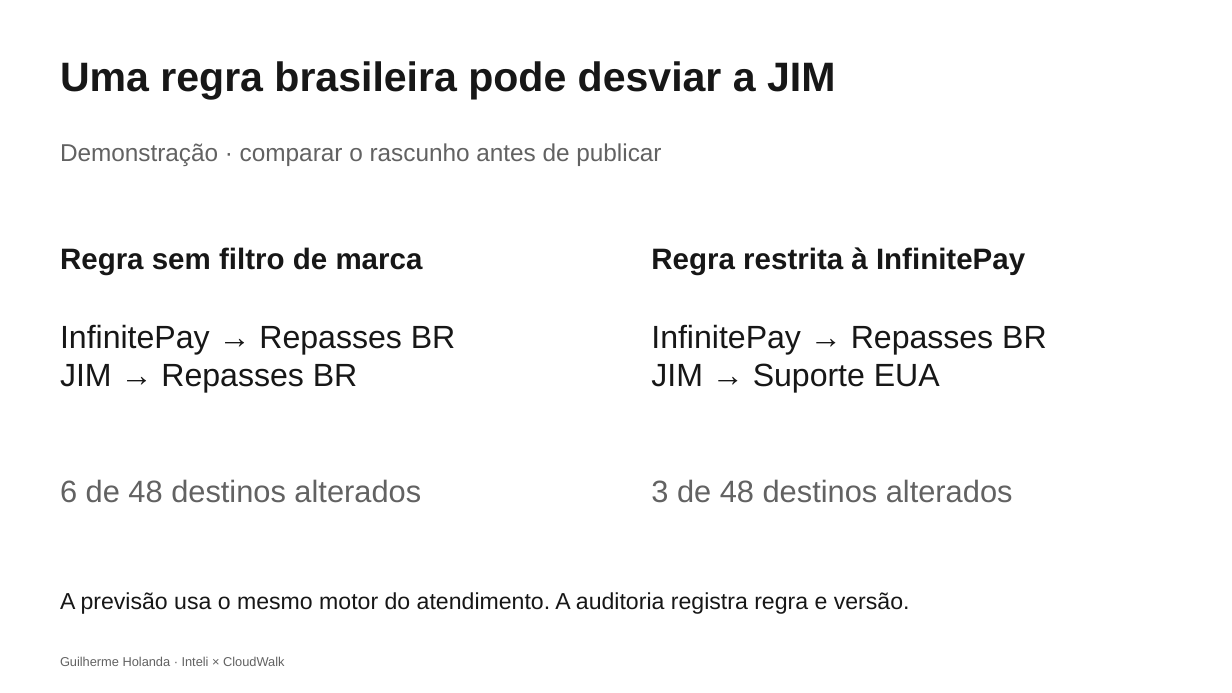
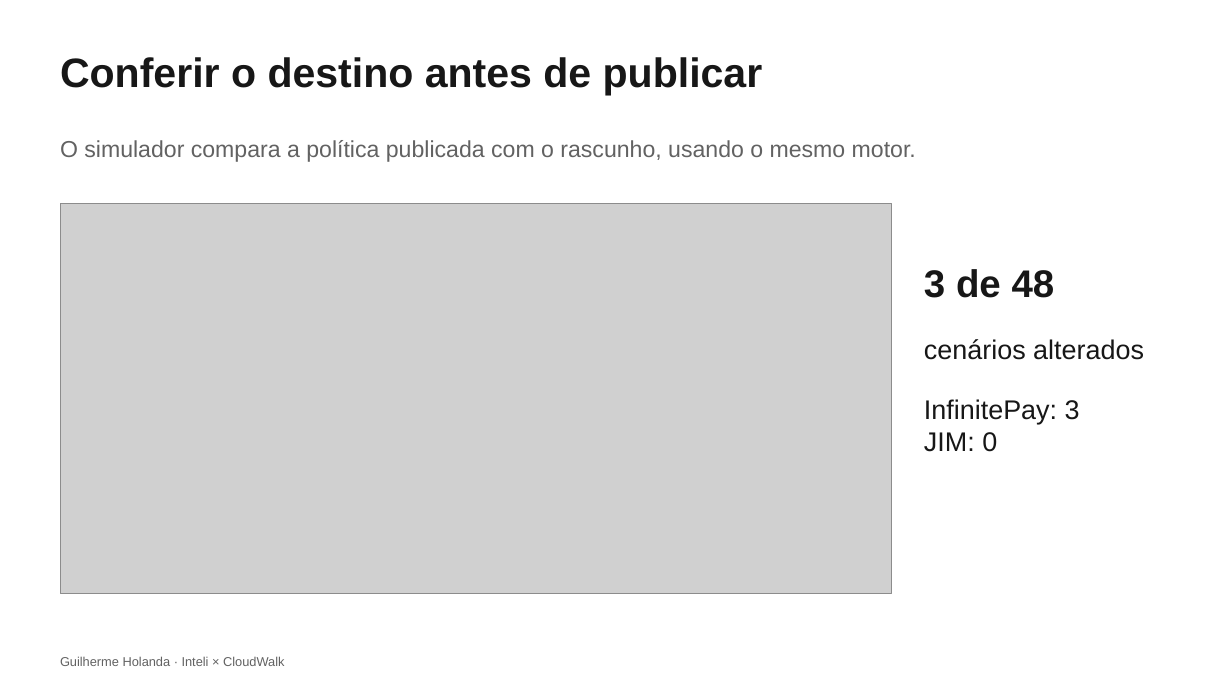
Before and after one commit to Gui0206/case-cloudwalk, a slide deck: slide 3 of Central-HelpDesk-Banca.pptx. Drawn at 1232x693 pixels with LibreOffice and Linux fonts; fonts in the diff are those of the drawing; grey boxes stand for pictures. Boxes give left, top, right and bottom in pixels: in the first picture for what was removed or moved away, otherwise in the second. Text is boxed around its words. In the diff, an @@ line names an element or a change of style, - is before the commit and + after.

```diff
--- a/Central-HelpDesk-Banca.pptx
+++ b/Central-HelpDesk-Banca.pptx
@@ text at (x1=60, y1=57, x2=763, y2=95): text changed; size 19 to 32 pt; text colour #626262 to #171717; bold on @@
-Demonstração · comparar o rascunho antes de publicar
+Conferir o destino antes de publicar
@@ text removed at (x1=60, y1=61, x2=835, y2=100) @@
-Uma regra brasileira pode desviar a JIM
@@ text added at (x1=60, y1=140, x2=916, y2=162), 18 pt, text #626262 @@
+O simulador compara a política publicada com o rascunho, usando o mesmo motor.
@@ picture added at (x1=60, y1=203, x2=892, y2=594) @@
@@ text removed at (x1=60, y1=247, x2=423, y2=275) @@
-Regra sem filtro de marca
@@ text removed at (x1=651, y1=247, x2=1025, y2=275) @@
-Regra restrita à InfinitePay
@@ text at (x1=924, y1=269, x2=1055, y2=298): text changed; size 24 to 30 pt; text colour #626262 to #171717; bold on @@
-3 de 48 destinos alterados
+3 de 48
@@ text removed at (x1=60, y1=324, x2=456, y2=393) @@
-InfinitePay → Repasses BR
-JIM → Repasses BR
@@ text removed at (x1=651, y1=324, x2=1047, y2=393) @@
-InfinitePay → Repasses BR
-JIM → Suporte EUA
@@ text added at (x1=924, y1=339, x2=1144, y2=452), 21 pt, text #171717 @@
+cenários alterados
+InfinitePay: 3
+JIM: 0
@@ text removed at (x1=60, y1=479, x2=421, y2=503) @@
-6 de 48 destinos alterados
@@ text removed at (x1=60, y1=592, x2=910, y2=614) @@
-A previsão usa o mesmo motor do atendimento. A auditoria registra regra e versão.
```
Also in this commit, not shown: 3 other slides changed, 1 slide added, 1 slide removed, 1 other file.
